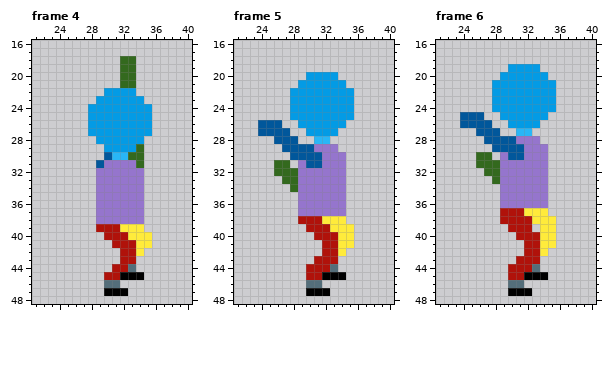
A pixel-art file gets an edit: The Fallen Guardian/Assets/Art/Characters/Player/_Sword/Player_Sword_Attack_Up.aseprite. Above, as it was before the edit.
64x64 pixels, 8 frames. Pixels under 10% opacity are left out. Shown: frame 4: x 21..40, y 16..48; frame 5: x 21..40, y 16..48; frame 6: x 21..40, y 16..48. The commit also changed other frames, which this record leaves out.
And afterwards:
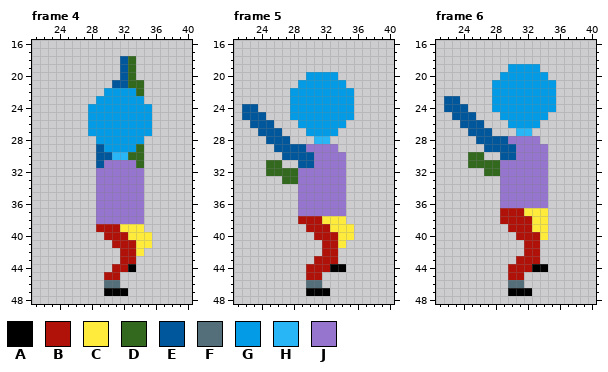
Palette (. is transparent): A #000000  B #b0120a  C #ffeb3b  D #33691e  E #01579b  F #546e7a  G #039be5  H #29b6f6  J #9575cd
Edits made:
layer "Parts Copy Copy/Left Leg" now hidden
layer "Parts Copy Copy/Chest" now hidden
layer "Parts Copy Copy/Right Arm" now hidden
layer "Parts Copy Copy/Left Arm" now hidden
layer "Parts Copy Copy/Left Leg #2" added
layer "Parts Copy Copy/Chest #2" added
layer "Parts Copy Copy/Right Arm #2" added
layer "Parts Copy Copy/Left Arm #2" added
Frame 4:
y 18..20: x 32 D -> E
y 21: x 31..32 .D -> EE; x 34 . -> D
y 22: x 34 . -> D
y 29..30: x 29 . -> E
y 44: x 33 F -> A
y 45: x 32..34 AAA -> ...
Frame 5:
y 24: x 22..23 .. -> EE
y 25: x 22..24 ... -> EEE
y 26: x 23 . -> E; x 26 E -> .
y 27: x 27 E -> .
y 28: x 25 . -> E; x 28 E -> .
y 29: x 26 . -> E; x 30 E -> J
y 30: x 27 . -> E; x 31 E -> J
y 31: x 25 . -> D; x 27 D -> .; x 29 J -> E; x 31 E -> J
y 32: x 25 . -> D
y 34: x 28 D -> .
y 41: x 35 C -> .
y 42: x 34 C -> .
y 44: x 33..34 F. -> AA
y 45: x 32..34 AAA -> ...
Frame 6:
y 23: x 22..23 .. -> EE
y 24: x 22..24 ... -> EEE
y 25: x 23 . -> E; x 26 E -> .
y 26: x 27 E -> .
y 27: x 25 . -> E; x 28 E -> .
y 28: x 26 . -> E; x 30 E -> J
y 29: x 27 . -> E; x 31 E -> J
y 30: x 25 . -> D; x 27 D -> .; x 29 J -> E; x 31 E -> J
y 31: x 25 . -> D
y 33: x 28 D -> .
y 38: x 35 C -> .
y 39: x 33 . -> C; x 35 C -> .
y 40: x 35 C -> .
y 41: x 34..35 CC -> ..
y 42: x 34 C -> .
y 44: x 33..34 F. -> AA
y 45: x 32..34 AAA -> ...
Boxes around the changes in both pictures, in picture pixels (x1, y1, x2, y2):
changed: (112, 56, 144, 96)
added: (96, 144, 104, 160)
changed: (120, 264, 144, 280)
changed: (242, 104, 322, 192)
changed: (322, 240, 354, 280)
changed: (444, 96, 524, 184)
changed: (524, 216, 556, 280)
